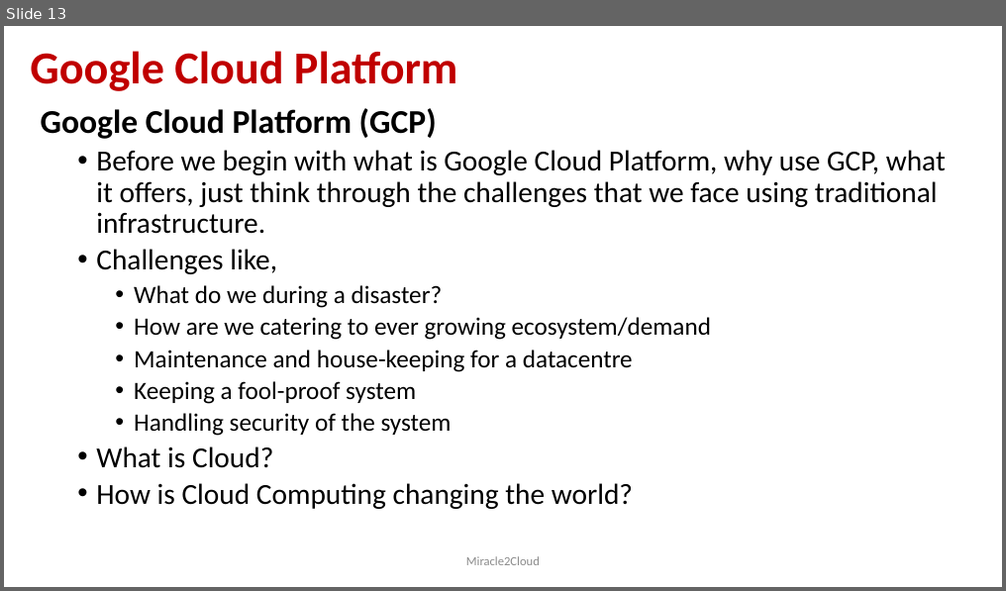
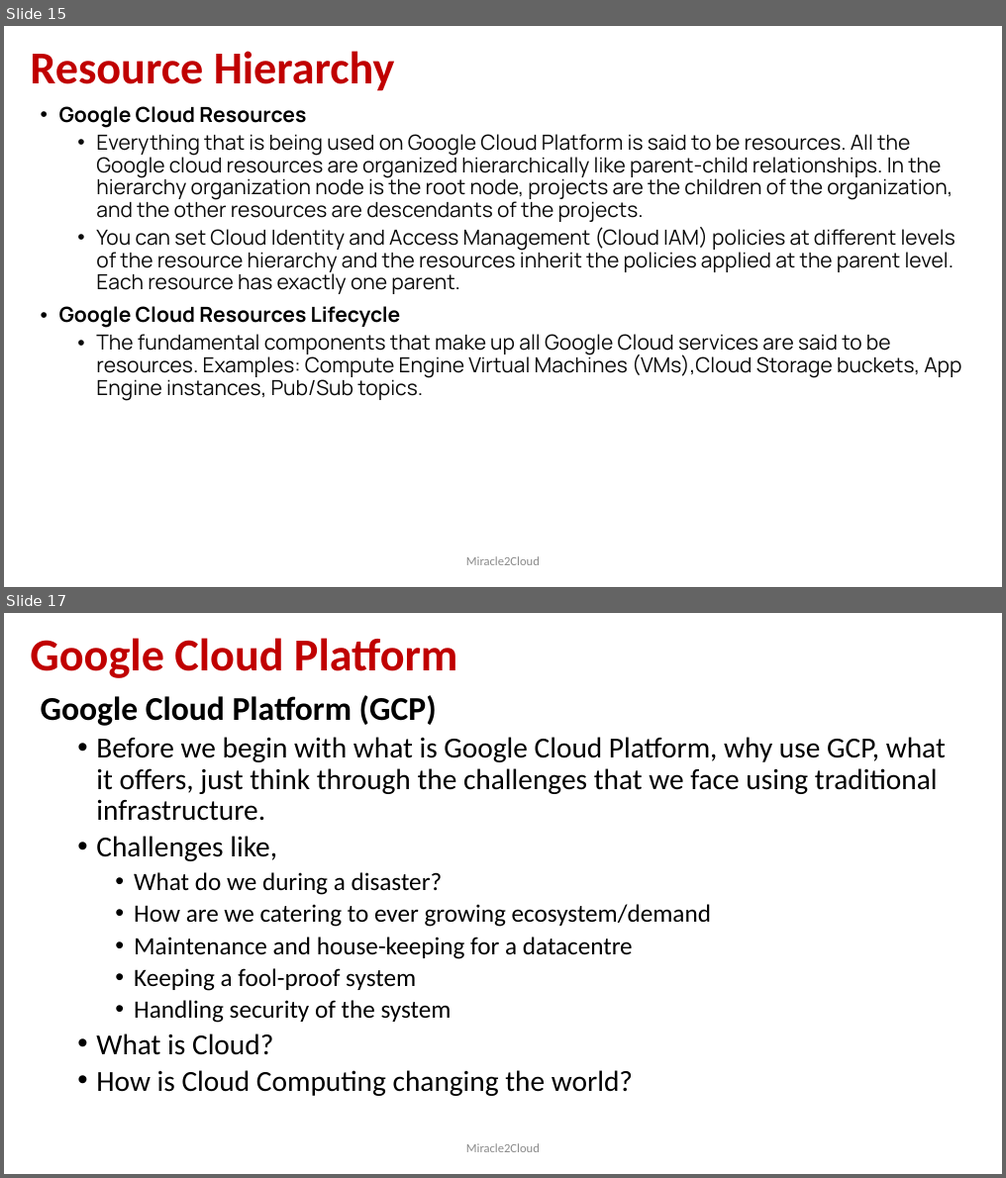
Before and after one commit to miracle2cloud/gcp, a slide deck: Google Cloud Platform.pptx. Shown one above the other, each under a label of ours: slide 13 before the commit, slides 15 and 17 after it; the slides between them are not shown. The pictures are 1006x591 and 1006x1178 pixels, drawn with LibreOffice and Linux fonts; fonts in the diff are those of the drawing. Boxes give left, top, right and bottom in pixels: in the first picture for what was removed or moved away, otherwise in the second. Text is boxed around its words. In the diff, an @@ line names an element or a change of style, - is before the commit and + after.

```diff
--- a/Google Cloud Platform.pptx
+++ b/Google Cloud Platform.pptx
@@ slide 15 added at (x1=4, y1=26, x2=1002, y2=587), background #FFFFFF @@
@@ title added at (x1=30, y1=51, x2=395, y2=91), 44 pt, text #C00000, bold @@
+Resource Hierarchy
@@ text added at (x1=59, y1=106, x2=961, y2=401), 20 pt, text #0B0B0B @@
+• Google Cloud Resources
+  • Everything that is being used on Google Cloud Platform is said to be resources. All the Google cloud resources are organized hierarchically like parent-child relationships. In the hierarchy organization node is the root node, projects are the children of the organization, and the other resources are descendants of the projects.
+  • You can set Cloud Identity and Access Management (Cloud IAM) policies at different levels of the resource hierarchy and the resources inherit the policies applied at the parent level. Each resource has exactly one parent.
+• Google Cloud Resources Lifecycle
+  • The fundamental components that make up all Google Cloud services are said to be resources. Examples: Compute Engine Virtual Machines (VMs),Cloud Storage buckets, App Engine instances, Pub/Sub topics.
@@ text added at (x1=466, y1=557, x2=540, y2=566), 12 pt, text #8C8C8C @@
+Miracle2Cloud
@@ what was slide 13 is now slide 17 @@
```
Also in this commit, not shown: 3 slides changed, 4 other slides added.
